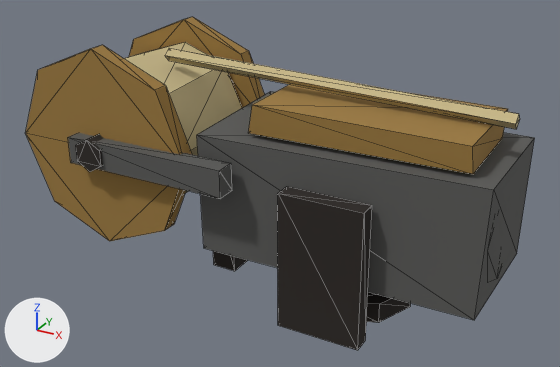
Two versions of the glTF model game/public/models/wrec_harpoon.glb, one commit apart.
Camera for both pictures: a 50 mm lens placed at (0.379, -0.924, 0.61), pointed at (-0.13, 0.001, 0.148). Lighting does not change. The marker at lower left points along +X, +Y and +Z. The older version comes first. Mesh edges are drawn as thin lines.

The first picture shows 'wrec_harpoon'.
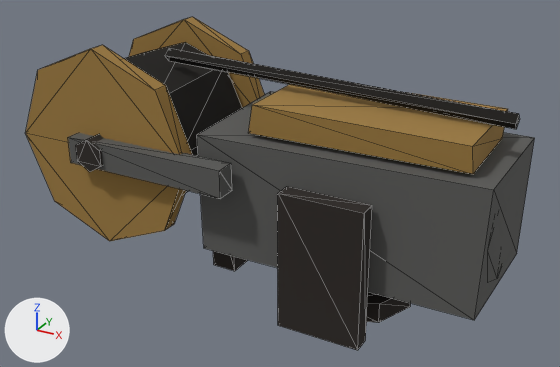
Diff of the bpy script that builds the scene:
```diff
--- a/game/public/models/wrec_harpoon.glb.py
+++ b/game/public/models/wrec_harpoon.glb.py
@@ mat_rope @@
 mat_rope = principled_material('rope')
-mat_rope.base_color = (0.584, 0.485, 0.254)  # beige #c9b98a
+mat_rope.base_color = (0.00802, 0.00651, 0.00478)  # black #16130f
 mat_rope.roughness = 1.0
```

Pixel boxes [x1, y1, x2, y2] of what changed, in the pictures (560 x 367 px):
'wrec_harpoon', recoloured (beige to black): [122, 20, 519, 196] in both
